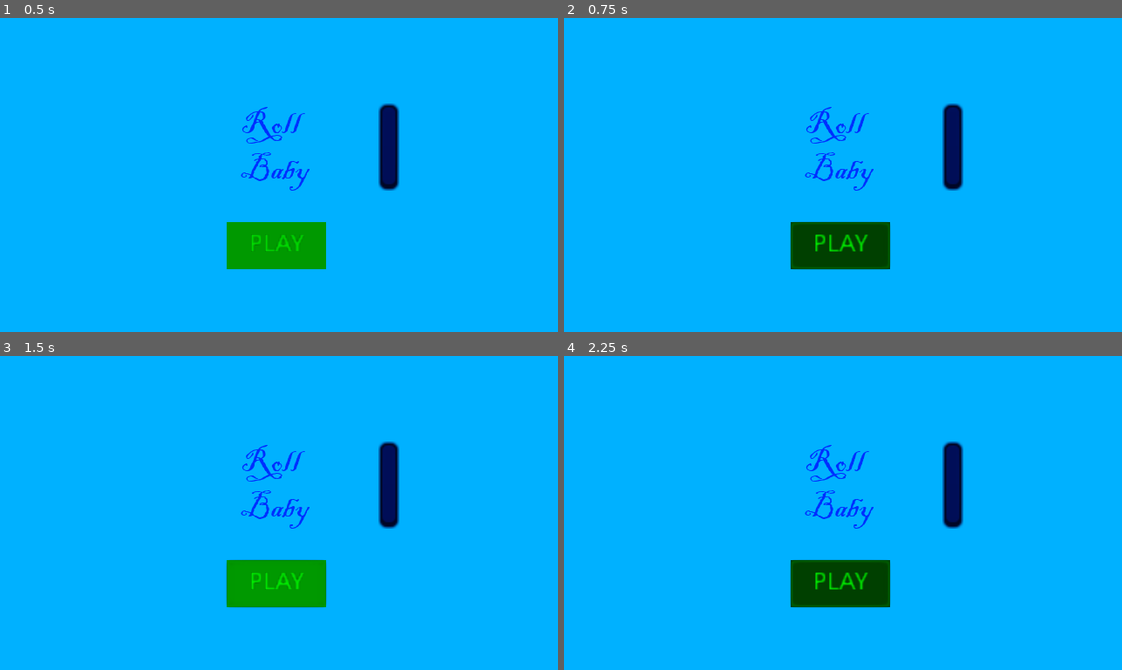
Above: before the commit, frames 1-4 (two rows, left to right).
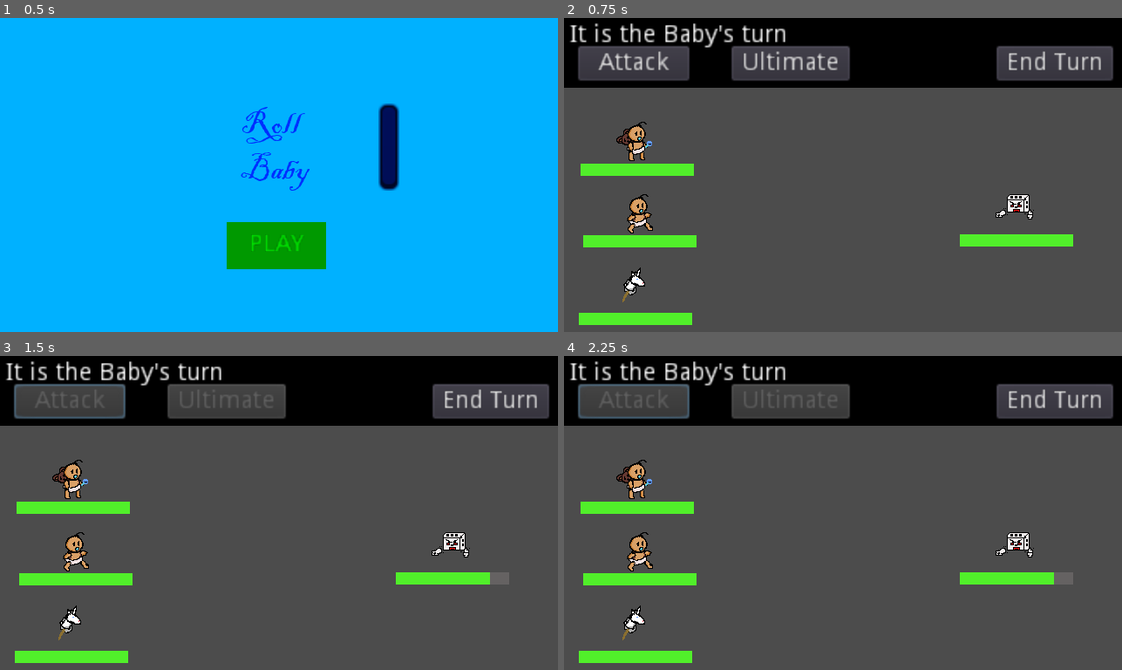
Above: after the commit, the same moments.

Repository: jalvarez2016/GMTK2022
Game: Godot game, scene res://WorldStuff/Intro.tscn
The game is run twice, just before and just after one commit, with the same random seed, the same clock (stepped at 60 frames per second) and the same inputs. The engine's default icon, where the game draws it, is replaced by a stand-in: a white triangle on a blue panel in a dark square.
Inputs (mouse positions are in pixels of both pictures, inside the frame that each line leads up to):
- Up to frame 1 (0.5 s): no input
- Up to frame 2 (0.75 s): click "PLAY" at 0.5 s
- Up to frame 3 (1.5 s): click (66, 399) at 1.25 s, where only the run after the commit has a clickable "Attack"
- Up to frame 4 (2.25 s): click (843, 582) at 2 s, where only the run before the commit has a clickable "PLAY"

Frame 1 is identical in both runs. In frame 2, 100% of the frame differs, in the area x 0-100%, y 0-100%; in frame 3, 100%; in frame 4, 100%.

Commit message:
linked all most scenes together

Diff:
--- a/Enemies/Enemy.tscn
+++ b/Enemies/Enemy.tscn
@@ -7,7 +7,9 @@
 [sub_resource type="CircleShape2D" id=1]
 radius = 24.0
 
-[node name="StaticBody2D" type="StaticBody2D" groups=["Enemy"]]
+[node name="StaticBody2D" type="StaticBody2D" groups=[
+"Enemy",
+]]
 script = ExtResource( 2 )
 
 [node name="CollisionShape2D" type="CollisionShape2D" parent="."]
@@ -34,4 +36,4 @@
 
 [node name="AnimationPlayer" type="AnimationPlayer" parent="."]
 
-[node name="AudioStreamPlayer" type="AudioStreamPlayer" parent="."]
+[node name="AttackedSound" type="AudioStreamPlayer" parent="."]
--- a/Enemies/Enimy.gd
+++ b/Enemies/Enimy.gd
@@ -21,3 +21,7 @@
 # Called when the node enters the scene tree for the first time.
 func _ready():
 	print('hellow')
+
+func _play_attacked():
+	var sound = $AttackedSound
+	sound.play()
--- a/Intro.tscn
+++ /dev/null
@@ -1,54 +0,0 @@
-[gd_scene load_steps=6 format=2]
-
-[ext_resource path="res://WorldStuff/RichTextLabel.gd" type="Script" id=1]
-
-[sub_resource type="StyleBoxFlat" id=1]
-bg_color = Color( 0, 0.25, 1, 1 )
-
-[sub_resource type="StyleBoxFlat" id=2]
-
-[sub_resource type="Theme" id=3]
-Button/colors/font_color = Color( 0.88, 0.88, 0.88, 1 )
-Button/colors/font_color_disabled = Color( 0.9, 0.9, 0.9, 0.2 )
-Button/colors/font_color_focus = Color( 0.94, 0.94, 0.94, 1 )
-Button/colors/font_color_hover = Color( 0.94, 0.94, 0.94, 1 )
-Button/colors/font_color_pressed = Color( 1, 1, 1, 1 )
-Button/constants/hseparation = 2
-Button/fonts/font = null
-Button/styles/disabled = null
-Button/styles/focus = null
-Button/styles/hover = SubResource( 1 )
-Button/styles/normal = SubResource( 2 )
-Button/styles/pressed = null
-
-[sub_resource type="DynamicFont" id=4]
-size = 20
-
-[node name="IntroScene" type="Node2D"]
-
-[node name="Panel" type="Panel" parent="."]
-margin_right = 320.0
-margin_bottom = 180.0
-theme = SubResource( 3 )
-__meta__ = {
-"_editor_description_": ""
-}
-
-[node name="ColorRect" type="ColorRect" parent="Panel"]
-margin_right = 320.0
-margin_bottom = 180.0
-color = Color( 0, 0.695313, 1, 1 )
-__meta__ = {
-"_editor_description_": ""
-}
-
-[node name="RichTextLabel" type="RichTextLabel" parent="."]
-margin_left = 113.0
-margin_top = 57.0
-margin_right = 212.0
-margin_bottom = 89.0
-custom_fonts/normal_font = SubResource( 4 )
-text = "		Roll
-	the World"
-script = ExtResource( 1 )
-text_color = Color( 0, 0.179688, 1, 1 )
--- a/Player/Player.tscn
+++ b/Player/Player.tscn
@@ -7,7 +7,9 @@
 [sub_resource type="CircleShape2D" id=1]
 radius = 24.0
 
-[node name="PlayerBaby" type="StaticBody2D" groups=["friends"]]
+[node name="PlayerBaby" type="StaticBody2D" groups=[
+"friends",
+]]
 script = ExtResource( 2 )
 PlayerHealth = 10
 PlayerAttack = 5
--- a/UI/TurnLabelScript.gd
+++ b/UI/TurnLabelScript.gd
@@ -70,7 +70,7 @@
 	pass # Replace with function body.
 
 func damage_enemy(enemy, value):
-	enemy.get_children()[4].playing = true
+	enemy.get_children()[4].play()
 	enemy.get_children()[2].value -= value
 
 #Quality of life function for ending player and enemy turns
--- a/World.tscn
+++ b/World.tscn
@@ -10,7 +10,6 @@
 [ext_resource path="res://Enemies/DiceSolider.png" type="Texture" id=8]
 [ext_resource path="res://Player/Rattle_shaking.png" type="Texture" id=9]
 [ext_resource path="res://SoundEffect/bab_crying.Mp3" type="AudioStream" id=10]
-[ext_resource path="res://SoundEffect/bomb.Mp3" type="AudioStream" id=11]
 
 [sub_resource type="Animation" id=1]
 resource_name = "Attack"
@@ -139,11 +138,9 @@
 anims/Attack = SubResource( 3 )
 anims/Idle = SubResource( 4 )
 
-[node name="AudioStreamPlayer" parent="Enemy" index="4"]
-stream = ExtResource( 11 )
-
 [node name="AudioStreamPlayer" type="AudioStreamPlayer" parent="."]
 stream = ExtResource( 5 )
+autoplay = true
 
 [node name="Unicorn" parent="." instance=ExtResource( 1 )]
 position = Vector2( 40.5, 153 )
@@ -151,7 +148,7 @@
 [node name="Sprite" parent="Unicorn" index="1"]
 texture = ExtResource( 7 )
 hframes = 7
-frame = 6
+frame = 1
 
 [node name="AnimationPlayer" parent="Unicorn" index="3"]
 anims/Attack = SubResource( 5 )
--- a/WorldStuff/GameOver.tscn
+++ b/WorldStuff/GameOver.tscn
@@ -1,8 +1,10 @@
-[gd_scene load_steps=2 format=2]
+[gd_scene load_steps=3 format=2]
 
 [ext_resource path="res://Music/GameOverBaby.mp3" type="AudioStream" id=1]
+[ext_resource path="res://WorldStuff/SceneTransfer.gd" type="Script" id=2]
 
 [node name="GameOver" type="Node2D"]
+script = ExtResource( 2 )
 
 [node name="Panel" type="Panel" parent="."]
 margin_right = 320.0
@@ -28,8 +30,13 @@
 margin_right = 178.16
 margin_bottom = 110.02
 text = "RETRY"
+__meta__ = {
+"_edit_use_anchors_": false
+}
 
 [node name="AudioStreamPlayer" type="AudioStreamPlayer" parent="."]
 stream = ExtResource( 1 )
 autoplay = true
 mix_target = 2
+
+[connection signal="pressed" from="Panel/RichTextLabel/Button" to="." method="_on_Button_pressed"]
--- a/WorldStuff/Intro.tscn
+++ b/WorldStuff/Intro.tscn
@@ -1,8 +1,9 @@
-[gd_scene load_steps=8 format=2]
+[gd_scene load_steps=9 format=2]
 
 [ext_resource path="res://WorldStuff/RichTextLabel.gd" type="Script" id=1]
 [ext_resource path="res://WorldStuff/ITCBLKAD.TTF" type="DynamicFontData" id=2]
 [ext_resource path="res://Music/IntroMusic.mp3" type="AudioStream" id=3]
+[ext_resource path="res://WorldStuff/SceneTransfer.gd" type="Script" id=4]
 
 [sub_resource type="StyleBoxFlat" id=1]
 bg_color = Color( 0, 0.25, 1, 1 )
@@ -28,6 +29,7 @@
 font_data = ExtResource( 2 )
 
 [node name="IntroScene" type="Node2D"]
+script = ExtResource( 4 )
 
 [node name="Panel" type="Panel" parent="."]
 margin_right = 320.0
@@ -66,9 +68,12 @@
 margin_bottom = 144.0
 text = "PLAY"
 __meta__ = {
+"_edit_use_anchors_": false,
 "_editor_description_": ""
 }
 
 [node name="AudioStreamPlayer" type="AudioStreamPlayer" parent="Panel/Button"]
 stream = ExtResource( 3 )
 autoplay = true
+
+[connection signal="pressed" from="Panel/Button" to="." method="_on_Button_pressed"]
--- /dev/null
+++ b/WorldStuff/SceneTransfer.gd
@@ -0,0 +1,6 @@
+extends Node2D
+
+
+
+func _on_Button_pressed():
+	get_tree().change_scene("res://World.tscn")
Not shown: 1 places in World.tscn that only renumber resources
